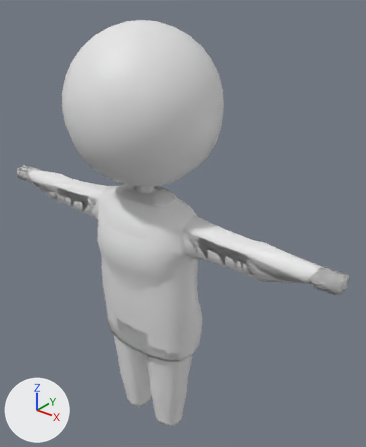
Renders of the FBX model Assets/Mu3LibraryAssets/Prefabs/LowPolyChar/LowPolyChar.fbx from each side of a commit.
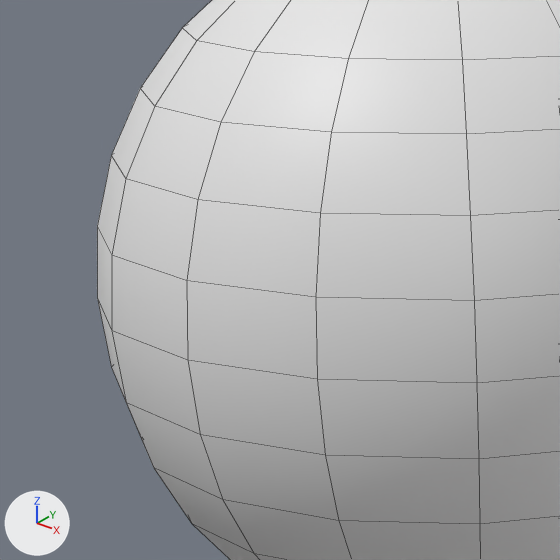
The first picture shows the older version from a camera (50 mm lens) standing at (0.863, -0.924, 1.289) and looking at (0.056, 0.084, 0.663). The close-ups show both versions on the part from 11% to 46% of the width and 9% to 38% of the height of that picture. Lighting does not change. The marker at lower left points along +X, +Y and +Z. The close-ups show mesh edges as thin lines.

The first close-up shows 'Body'.
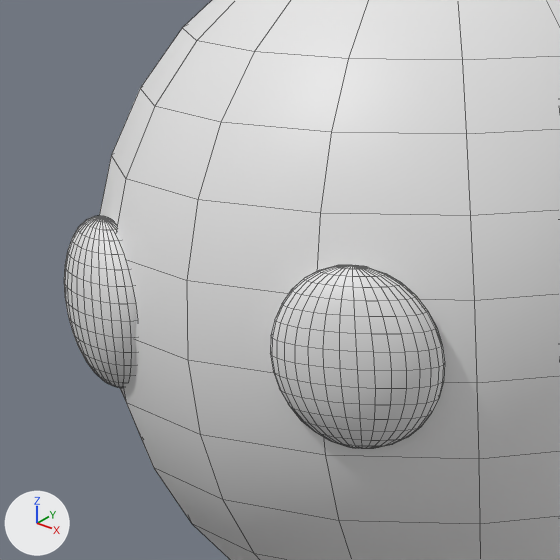
Location of each change, [x1, y1, x2, y2] in pixels of the close-ups (560 x 560 px):
'Eyes', added
    after: [64, 216, 445, 449]

What the commit changed:
Mesh me_eyes is new.
It has 964 vertices, 1024 faces and spans x -0.134..0.134, y -0.197..-0.146, z 0.966..1.055.
Object 'Eyes' (ob_eyes) is new; it shows me_eyes.
Its location is (0.0, 0.0, 0.0).
